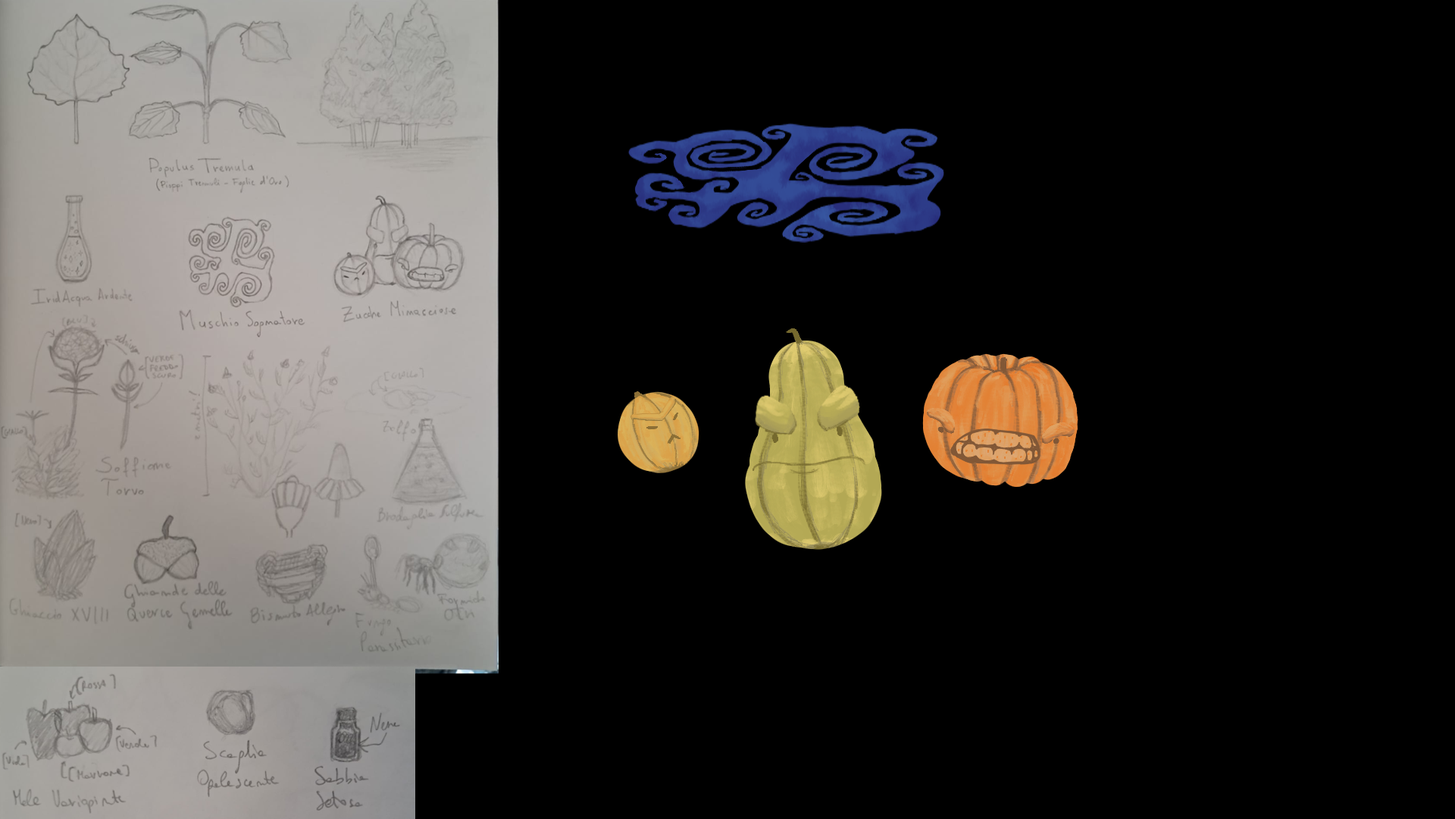
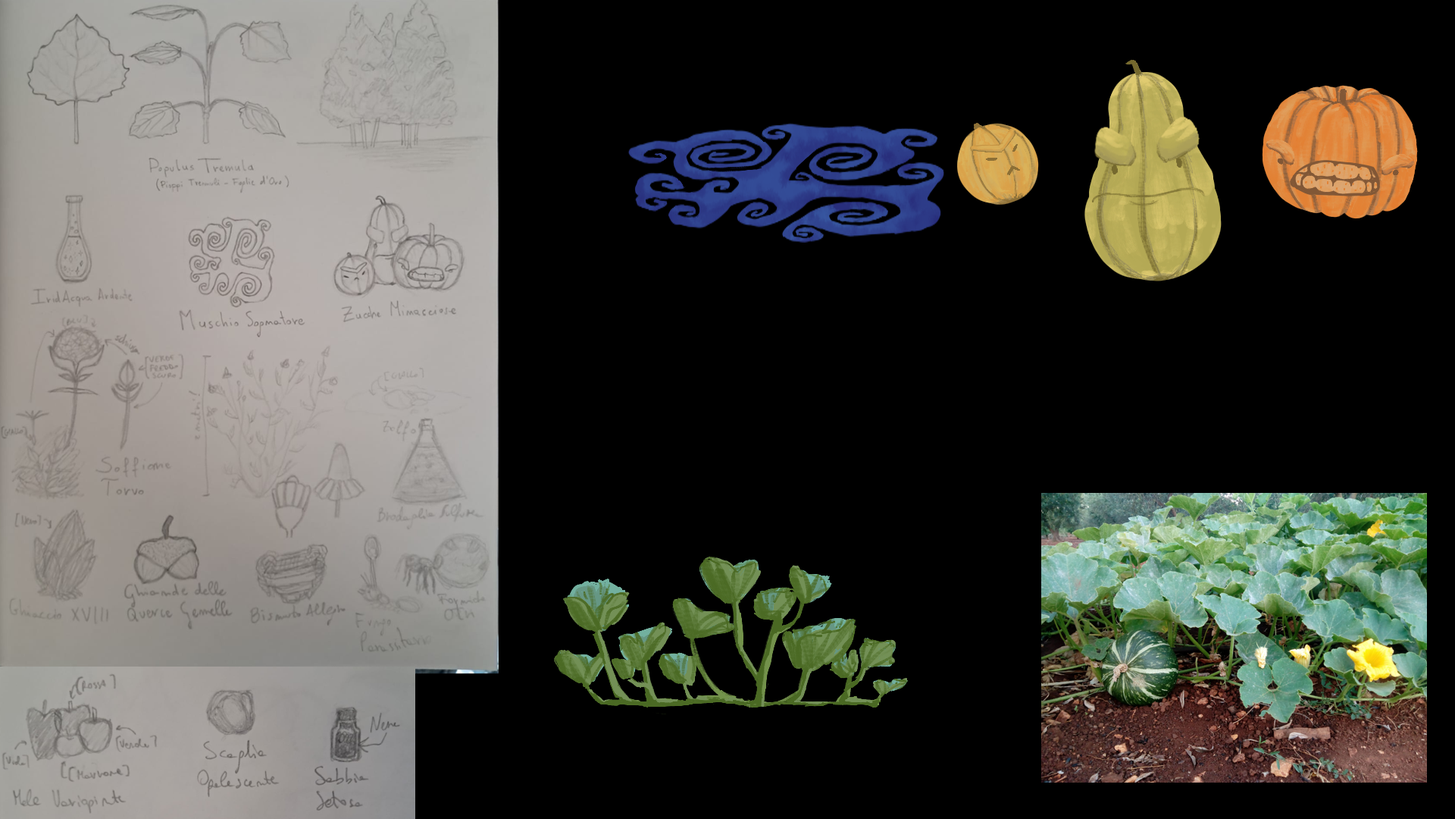
Two versions of the same layered image (w=1455, h=819). Layer-by-layer changes:
added layer "Livello Disegno 5 (incollato)" above "Livello Disegno 4" over [1018, 485, 1428, 783]
painted on "Livello Disegno 3" over [554, 59, 1428, 728]
painted on "Livello Disegno 2" over [957, 132, 971, 194]
painted on "Sfondo" (4th of 4) over [554, 59, 1428, 783]
